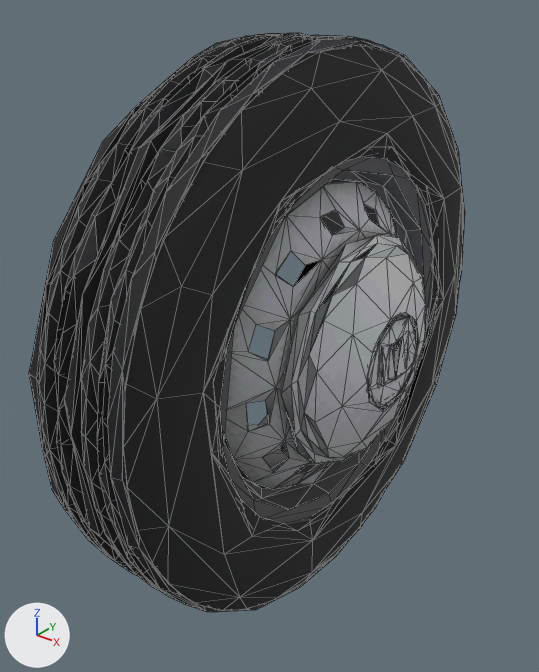
The glTF model game/assets/rally/rt/rt-saab-96-v4/wheel_front_right.glb as it was, and as the next commit left it.
Rendered twice from a 50 mm camera at (0.455, -0.645, 0.381) aimed at (-0.037, -0.03, 0.0). Every picture has the same lights, and +X, +Y and +Z are marked at lower left. The older version comes first. Mesh edges are drawn as thin lines. Vertices at exactly the same position are counted once.

In view in the first picture: 'Saab96_Wheel_front_right'.
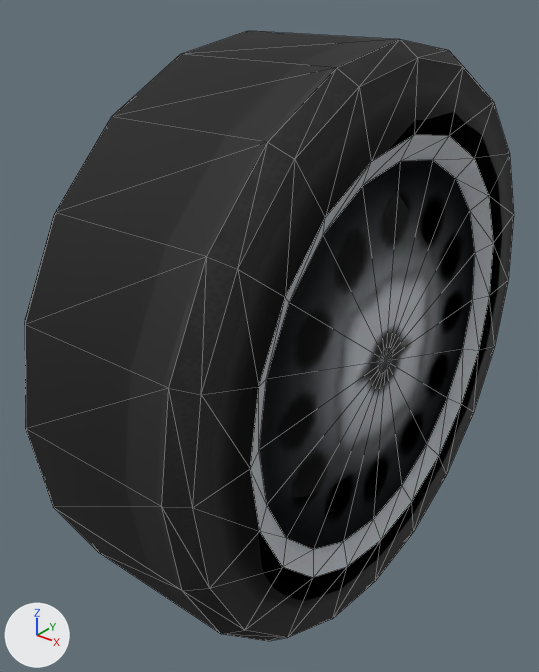
Changed parts and their boxes (x1, y1, x2, y2) in the pictures (539 x 672 px):
'Saab96_Wheel_front_right', reshaped (12% wider): before (29, 33, 465, 612); after (25, 31, 514, 641)
part 1 of me_saab96_wheel_front_rightmesh, rebuilt (12% wider): before (29, 33, 465, 612); after (25, 31, 514, 641)
part 2 of me_saab96_wheel_front_rightmesh, deleted: before (123, 45, 463, 610)

Patch to the scene script:
```diff
--- a/game/assets/rally/rt/rt-saab-96-v4/wheel_front_right.glb.py
+++ b/game/assets/rally/rt/rt-saab-96-v4/wheel_front_right.glb.py
@@ img_peugeot205_silver_psx @@
+img_peugeot205_silver_psx = load_image('peugeot205_silver_psx', '_unpacked/peugeot205_silver_psx', 256, 256, 'sRGB')
@@ mat_saab_96_wheel_psx @@
+mat_saab_96_wheel_psx = principled_material('saab_96_Wheel_PSX')
+mat_saab_96_wheel_psx.texture = img_peugeot205_silver_psx
+mat_saab_96_wheel_psx.roughness = 0.82
@@ me_saab96_wheel_front_rightmesh @@
 # used by ob_saab96_wheel_front_right; location = (0.0, 0.0, 0.0)
-me_saab96_wheel_front_rightmesh.from_pydata(...)  # 1546 vertices, 2796 faces; spans x -0.113..0.113, y -0.327..0.327, z -0.328..0.328
-me_saab96_wheel_front_rightmesh.materials.append(mat_saab96wheel_front_right_stylized_psx)  # picture img_saab96_wheel_front_right_stylized_psx
+me_saab96_wheel_front_rightmesh.from_pydata(...)  # 162 vertices, 320 faces; spans x -0.113..0.113, y -0.327..0.327, z -0.327..0.327
+# me_saab96_wheel_front_rightmesh part 1: the loose piece of 913 vertices spanning x -0.09..0.041, y -0.327..0.327, z -0.328..0.328 is rebuilt with 162 vertices and now spans x -0.113..0.113, y -0.327..0.327, z -0.327..0.327, in mat_saab_96_wheel_psx (picture img_peugeot205_silver_psx)
+# me_saab96_wheel_front_rightmesh part 2: 11 loose pieces with 633 vertices, spanning x -0.113..0.113, y -0.318..0.318, z -0.317..0.318, are deleted
+me_saab96_wheel_front_rightmesh.materials.append(mat_saab_96_wheel_psx)  # picture img_peugeot205_silver_psx
```
